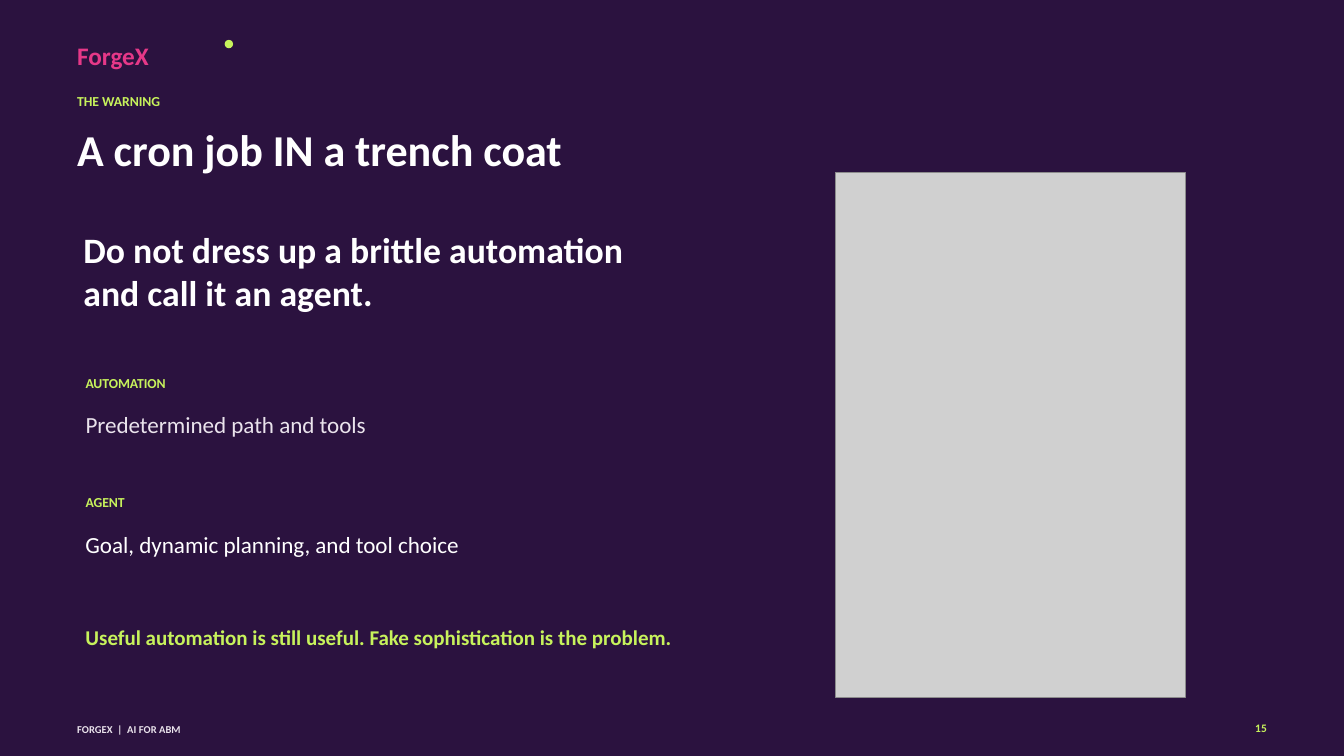
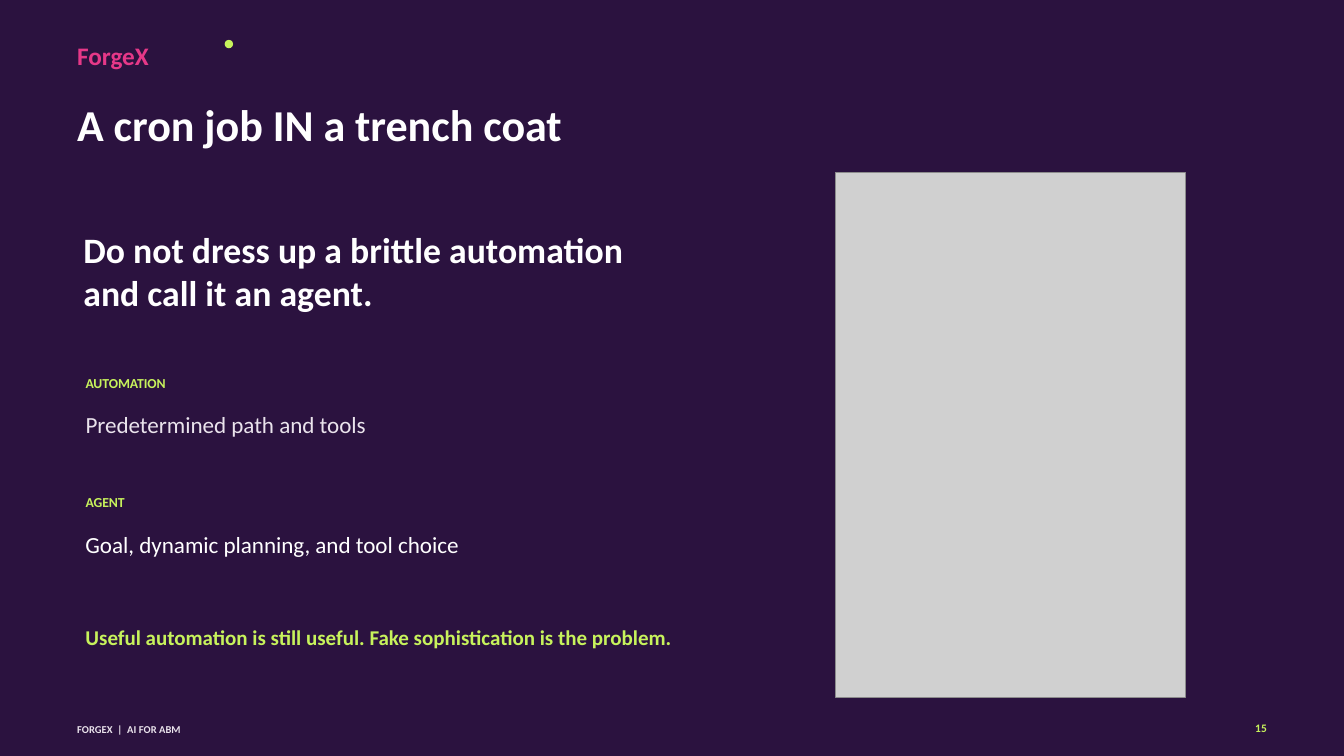
Before and after one commit to 0xTrey/forgex-practical-abm-skills, a slide deck: slide 15 of webinar/2026-09-17-ai-for-abm-foundations/deliverables/forgex-ai-for-abm-webinar-deck.pptx. Drawn at 1344x756 pixels with LibreOffice and Linux fonts; fonts in the diff are those of the drawing; grey boxes stand for pictures. Boxes give left, top, right and bottom in pixels: in the first picture for what was removed or moved away, otherwise in the second. Text is boxed around its words. In the diff, an @@ line names an element or a change of style, - is before the commit and + after.

```diff
--- a/webinar/2026-09-17-ai-for-abm-foundations/deliverables/forgex-ai-for-abm-webinar-deck.pptx
+++ b/webinar/2026-09-17-ai-for-abm-foundations/deliverables/forgex-ai-for-abm-webinar-deck.pptx
@@ text "A cron job IN a ...": place and size @@
-text "A cron job IN a ..." at bbox=[77, 135, 561, 174]
+text "A cron job IN a ..." at bbox=[77, 110, 561, 149]
@@ text removed at bbox=[77, 97, 160, 106] @@
-THE WARNING
```
Also in this commit, not shown: 20 other slides changed, 34 other files.
